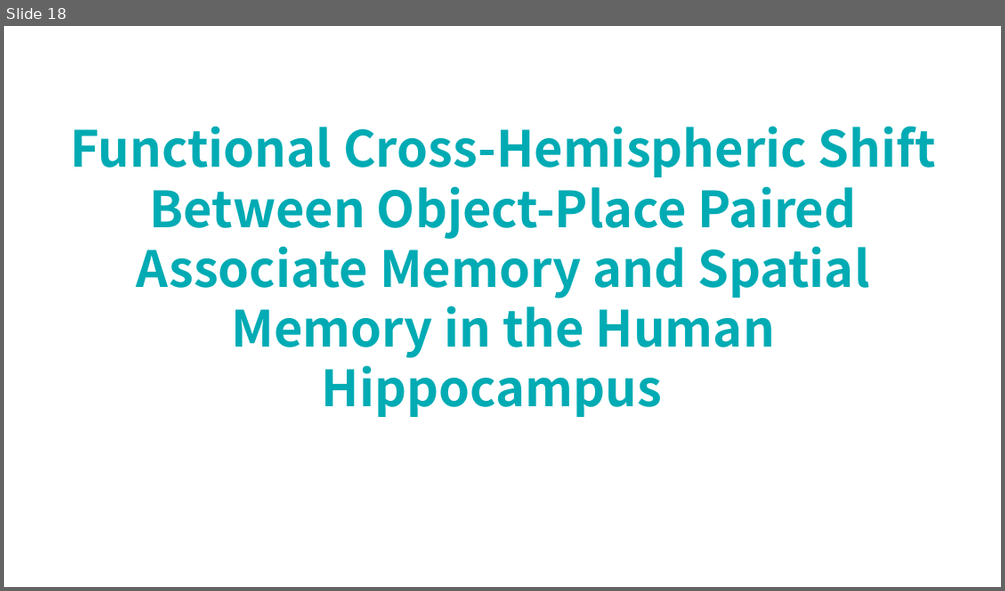
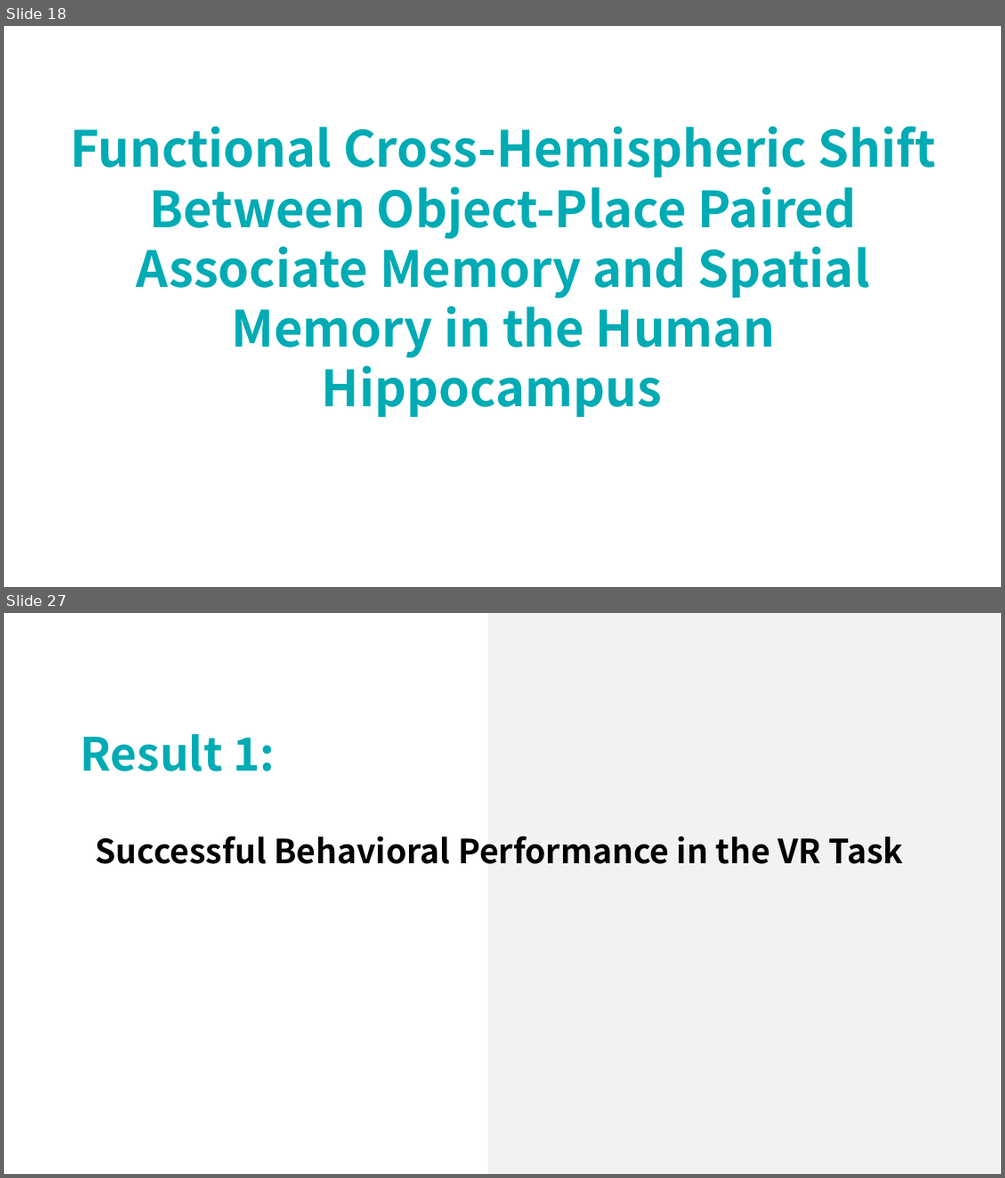
Before and after one commit to lsyoath/sheepy, a slide deck: Event/Lateralization.pptx. Shown one above the other, each under a label of ours: slide 18 before the commit, slides 18 and 27 after it; the slides between them are not shown. The pictures are 1005x591 and 1005x1178 pixels, drawn with LibreOffice and Linux fonts; fonts in the diff are those of the drawing. Boxes give left, top, right and bottom in pixels: in the first picture for what was removed or moved away, otherwise in the second. Text is boxed around its words. In the diff, an @@ line names an element or a change of style, - is before the commit and + after.

```diff
--- a/Event/Lateralization.pptx
+++ b/Event/Lateralization.pptx
@@ slide 27 added at box(4, 613, 1001, 1174), background #FFFFFF @@
@@ rectangle added at box(488, 613, 1000, 1174), fill #F2F2F2 @@
@@ text added at box(81, 734, 275, 771), 44 pt, text #00ABB4, bold @@
+Result 1:
@@ text added at box(96, 835, 904, 864), 32 pt, text #000000, bold @@
+Successful Behavioral Performance in the VR Task
```
Also in this commit, not shown: 1 slide changed, 21 other slides added, 10 slides removed.
